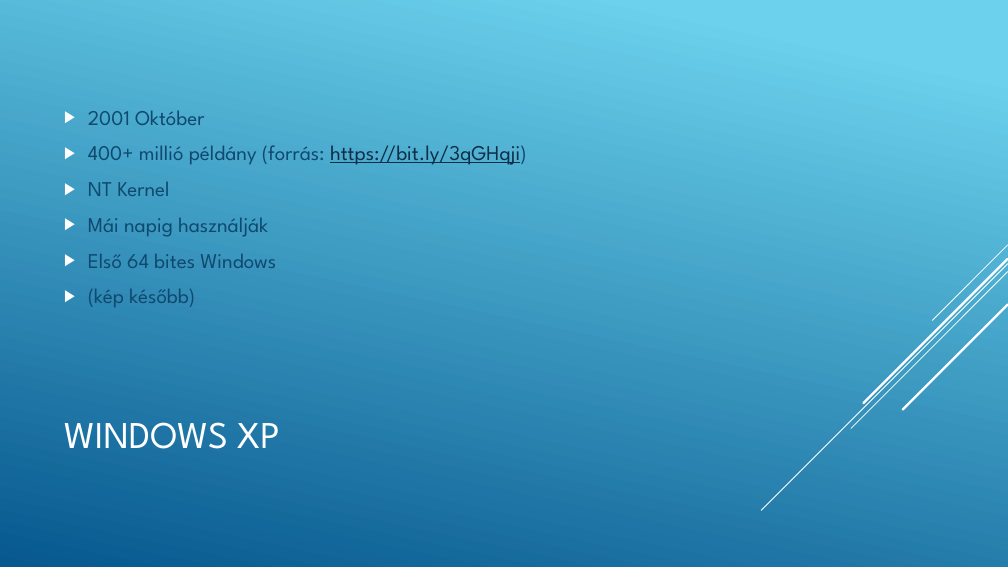
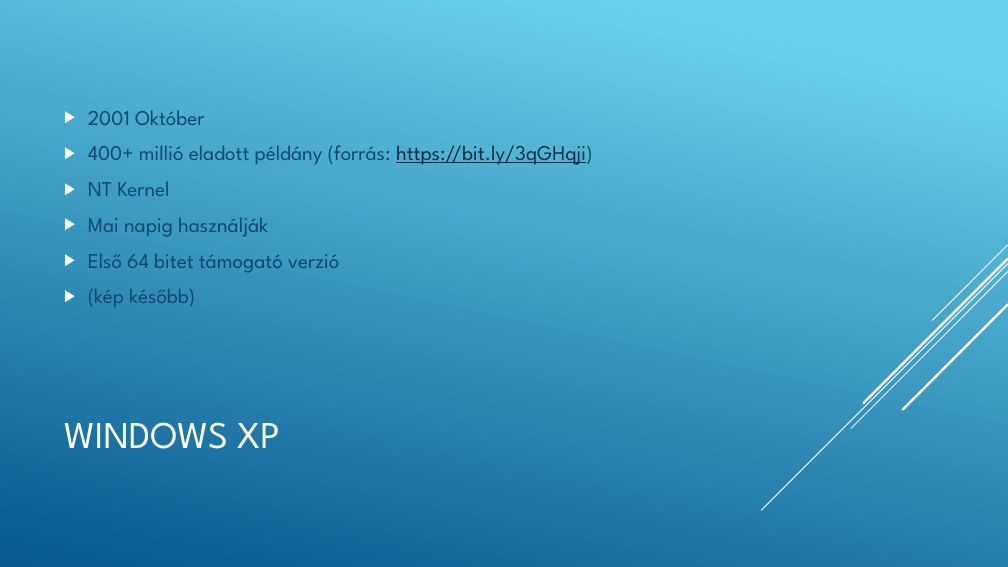
Before and after one commit to Martinanevem/ppt, a slide deck: slide 5 of A Windows történelme.pptx. Drawn at 1008x567 pixels with LibreOffice and Linux fonts; fonts in the diff are those of the drawing. Boxes give left, top, right and bottom in pixels: in the first picture for what was removed or moved away, otherwise in the second. Text is boxed around its words. In the diff, an @@ line names an element or a change of style, - is before the commit and + after.

```diff
--- a/A Windows történelme.pptx
+++ b/A Windows történelme.pptx
@@ text at [88, 145, 593, 165]: text changed @@
-▶ 400+ millió példány (forrás: https://bit.ly/3qGHqji)
+▶ 400+ millió eladott példány (forrás: https://bit.ly/3qGHqji)
@@ text at [88, 218, 339, 273]: text changed @@
-▶ Mái napig használják
-▶ Első 64 bites Windows
+▶ Mai napig használják
+▶ Első 64 bitet támogató verzió
```
Also in this commit, not shown: 7 other slides changed.
